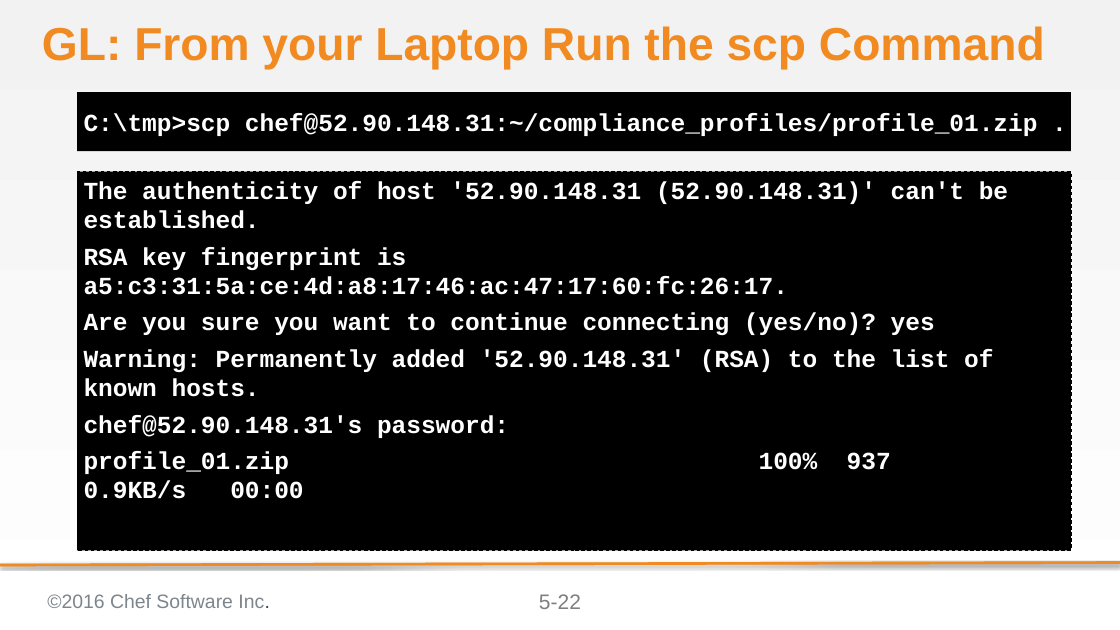
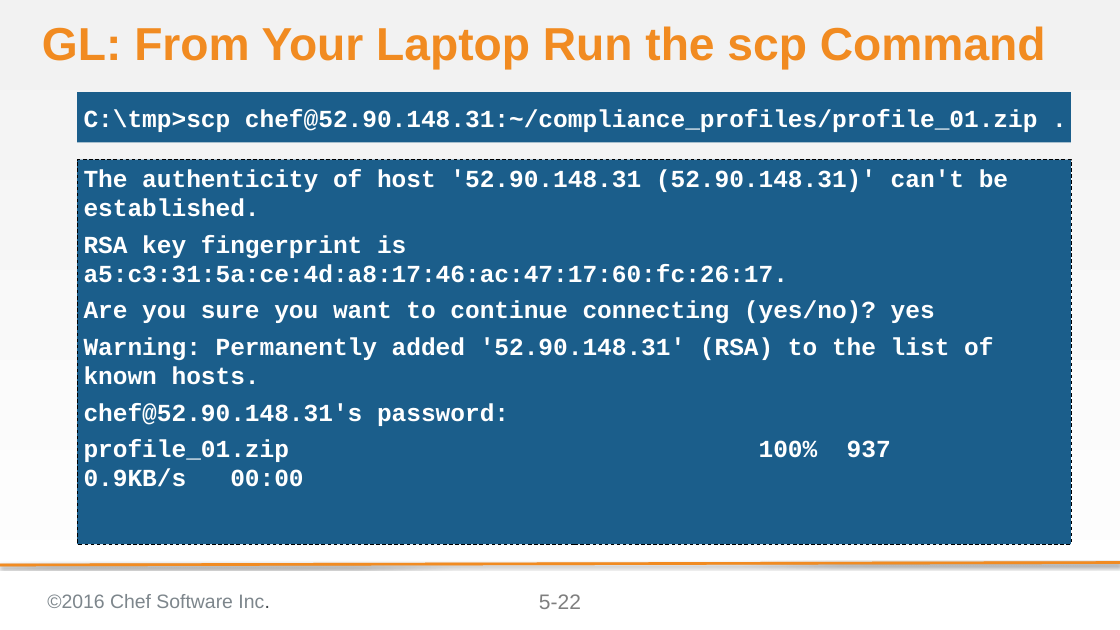
Before and after one commit to bchamby/chef-compliance-installation-configuration-operation, a slide deck: slide 22 of 05-creating-custom-profiles.pptx. Drawn at 1120x630 pixels with LibreOffice and Linux fonts; fonts in the diff are those of the drawing; background and template pictures are left out. Boxes give left, top, right and bottom in pixels: in the first picture for what was removed or moved away, otherwise in the second. Text is boxed around its words. In the diff, an @@ line names an element or a change of style, - is before the commit and + after.

Commit message:
module 05 chagned 'Run the scp Command' slide color to differentiate local laptop from VM

```diff
--- a/05-creating-custom-profiles.pptx
+++ b/05-creating-custom-profiles.pptx
@@ title at (42, 26, 1046, 70): text changed @@
-GL: From your Laptop Run the scp Command
+GL: From Your Laptop Run the scp Command
@@ text "C:\tmp>scp chef@52.90.148.31:~/compliance_profiles/profile_0 ...": place and size @@
-text "C:\tmp>scp chef@52.90.148.31:~/compliance_profiles/profile_0 ..." at (77, 92, 1071, 151)
+text "C:\tmp>scp chef@52.90.148.31:~/compliance_profiles/profile_0 ..." at (77, 92, 1071, 142)
@@ text "C:\tmp>scp chef@52.90.148.31:~/compliance_profiles/profile_0 ..." at (77, 92, 1071, 142): fill #000000 to #1B5E8B @@
@@ text "The authenticity of host '52.90.148.31 ..." at (77, 159, 1071, 544): fill #000000 to #1B5E8B @@
@@ text "The authenticity of host '52.90.148.31 ...": place and size @@
-text "The authenticity of host '52.90.148.31 ..." at (77, 171, 1071, 550)
+text "The authenticity of host '52.90.148.31 ..." at (77, 159, 1071, 544)
```
